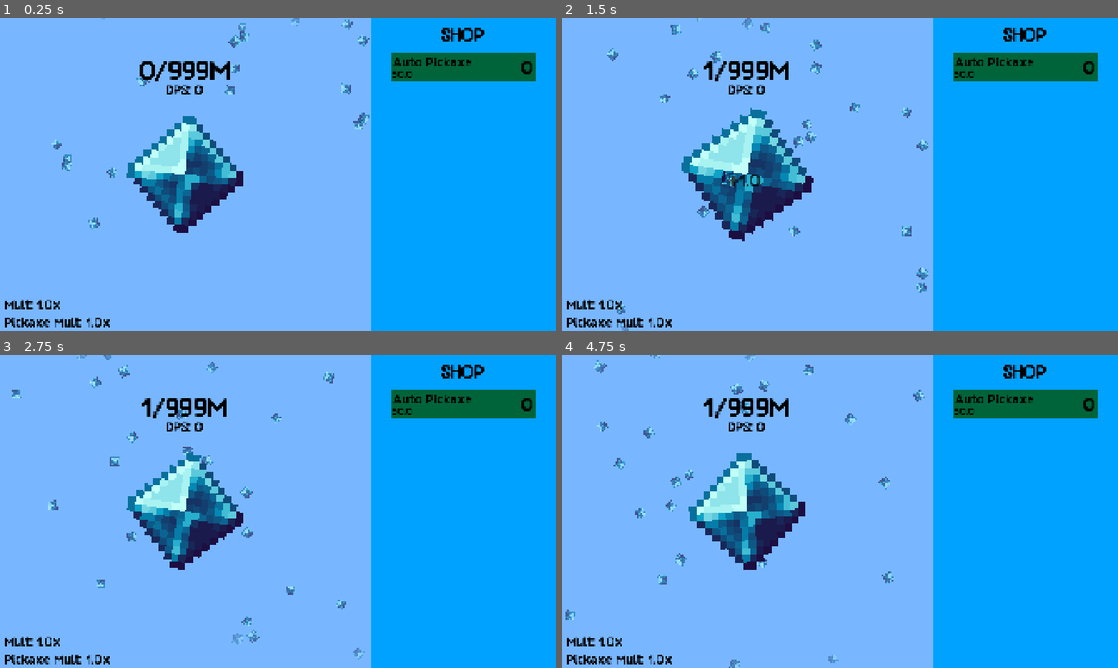
Above: before the commit, frames 1-4 (two rows, left to right).
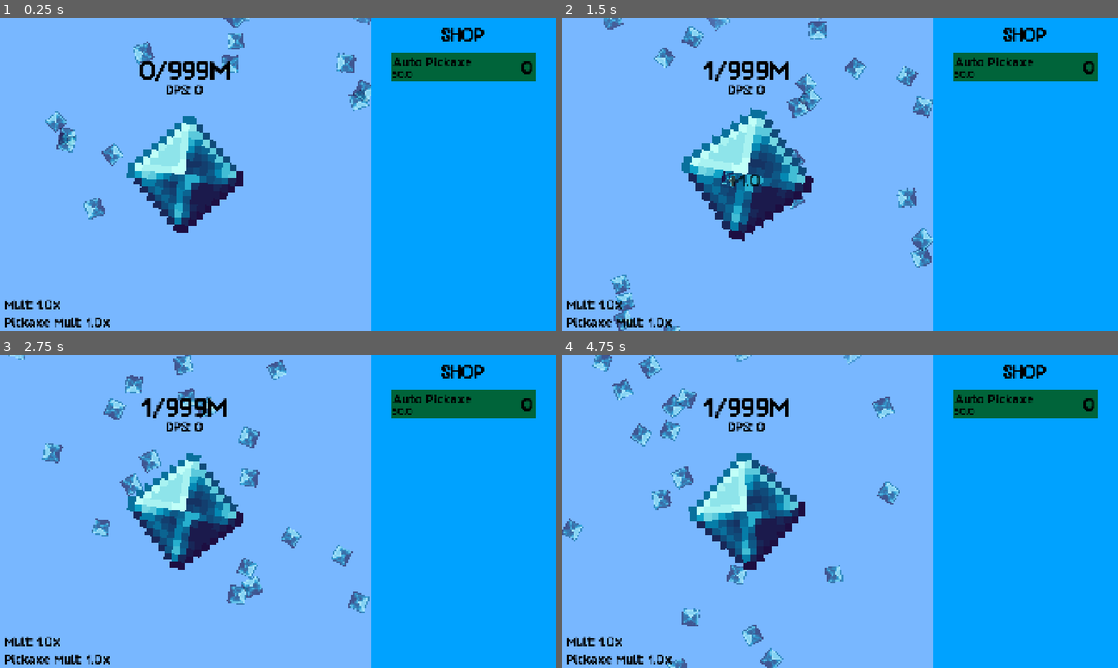
Above: after the commit, the same moments.

Repository: kyteidev/diamond-clicker-ultimate
Game: Godot game, scene res://scenes/game.tscn
The game is run twice, just before and just after one commit, with the same random seed, the same clock (stepped at 60 frames per second) and the same inputs.
Inputs (mouse positions are in pixels of both pictures, inside the frame that each line leads up to):
- Up to frame 1 (0.25 s): no input
- Up to frame 2 (1.5 s): move the mouse to (962, 158) at 0.52 s; click (962, 158) at 0.6 s; move the mouse to (728, 190) at 1.27 s; click (728, 190) at 1.35 s
- Up to frame 3 (2.75 s): move the mouse to (333, 442) at 2.02 s; click (333, 442) at 2.1 s
- Up to frame 4 (4.75 s): move the mouse to (812, 574) at 2.77 s; click (812, 574) at 2.85 s; move the mouse to (1006, 558) at 3.52 s; click (1006, 558) at 3.6 s; move the mouse to (673, 464) at 4.27 s; click (673, 464) at 4.35 s

The runs differ from the first frame. In frame 1, 2.2% of the frame differs, in the area x 8-67%, y 0-68%; in frame 2, 3.5%; in frame 3, 3.6%, in the area x 1-67%, y 0-98%; in frame 4, 3.6%.

Commit message:
make particle rain textures bigger

Diff:
--- a/scenes/game.tscn
+++ b/scenes/game.tscn
@@ -43,7 +43,7 @@
 color = Color(0.47058824, 0.7176471, 1, 1)
 
 [node name="ParticleRain" parent="GamePanel" unique_id=569330210 instance=ExtResource("1_u5sy4")]
-position = Vector2(640, -50)
+position = Vector2(640, -100)
 
 [node name="Diamond" type="TextureRect" parent="GamePanel" unique_id=1615471962]
 layout_mode = 1
--- a/scenes/particle_rain.tscn
+++ b/scenes/particle_rain.tscn
@@ -10,7 +10,7 @@
 [node name="ParticleRain" type="CPUParticles2D" unique_id=569330210]
 amount = 30
 texture = ExtResource("1_mi0mc")
-lifetime = 4.0
+lifetime = 4.5
 preprocess = 2.5
 randomness = 0.2
 emission_shape = 3
@@ -24,8 +24,8 @@
 angular_velocity_max = 90.0
 damping_max = 20.0
 angle_max = 360.0
-scale_amount_min = 2.2
-scale_amount_max = 2.8
+scale_amount_min = 4.5
+scale_amount_max = 5.2
 color_ramp = SubResource("Gradient_mi0mc")
 hue_variation_min = -0.05
 hue_variation_max = 0.05
